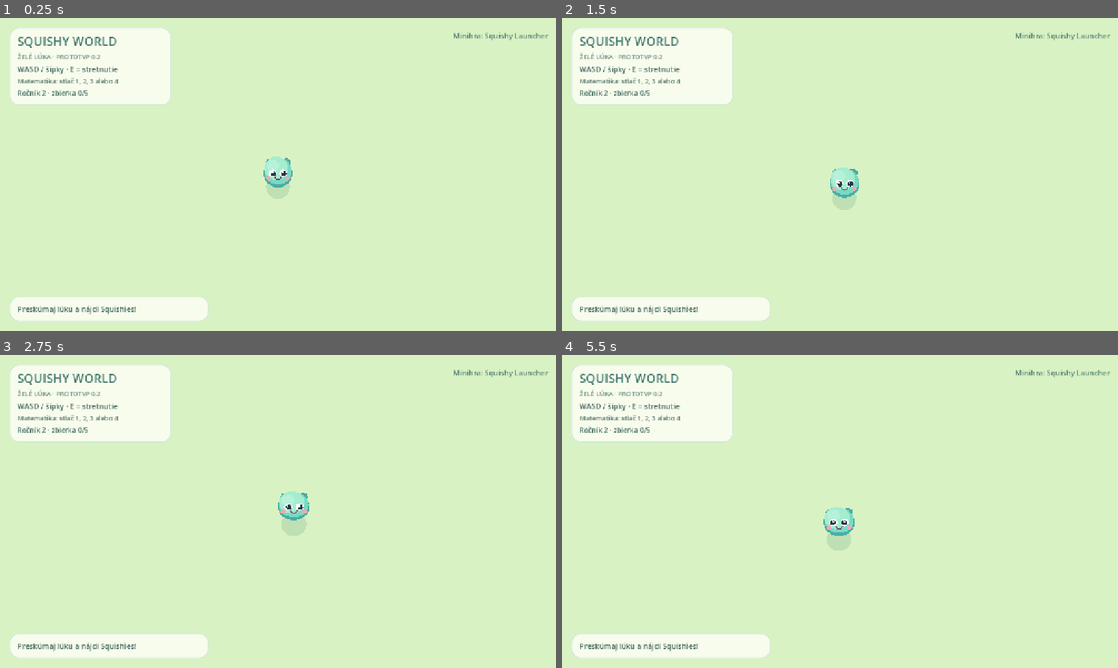
Above: before the commit, frames 1-4 (two rows, left to right).
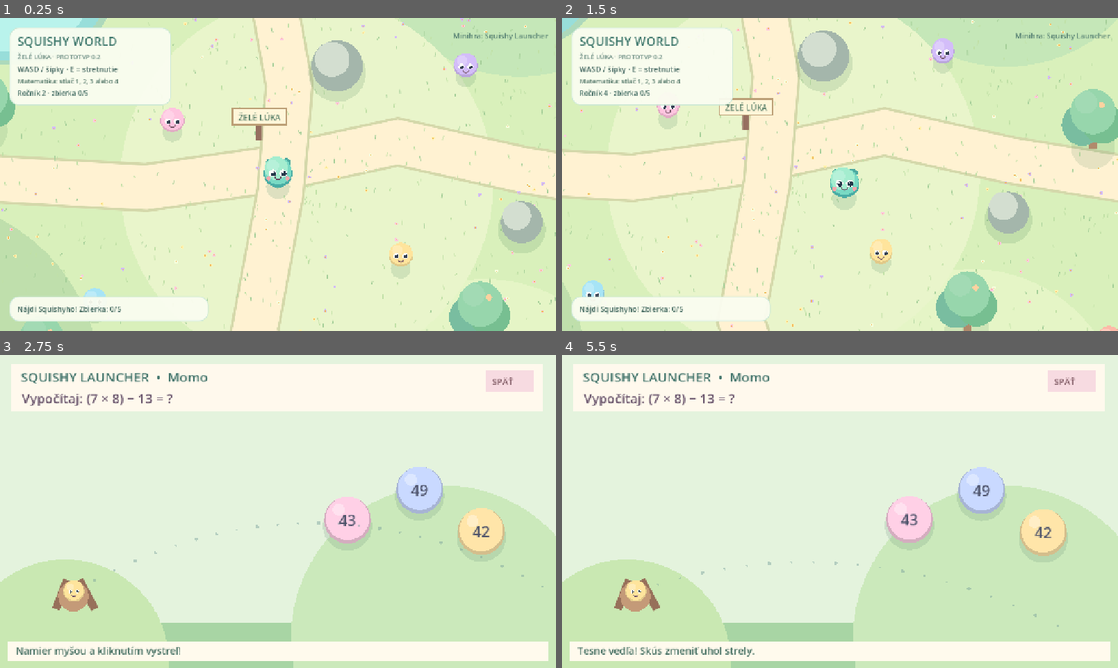
Above: after the commit, the same moments.

Repository: DiscoverVisually/squishy-world
Game: Godot game, scene res://scenes/main.tscn
Same seed, same stepped clock (60 frames per second), same inputs: the game is played once before the commit and once after it.
Inputs (mouse positions are in pixels of both pictures, inside the frame that each line leads up to):
- Up to frame 1 (0.25 s): no input
- Up to frame 2 (1.5 s): tap Enter at 0.5 s; move the mouse to (962, 158) at 0.52 s; hold D 0.53-1.28 s; tap 1 at 0.6 s; click (962, 158) at 0.67 s; tap 4 at 0.8, 1.35 s; move the mouse to (728, 190) at 1.27 s; hold S from 1.28 s (still down)
- Up to frame 3 (2.75 s): tap E at 1.55, 2.1 s; move the mouse to (333, 442) at 2.02 s; release S at 2.03 s; hold D from 2.03 s (still down); tap 1 at 2.3 s
- Up to frame 4 (5.5 s): move the mouse to (812, 574) at 2.77 s; release D at 2.78 s; hold W 2.78-3.53 s; tap 1 at 2.85, 4.55, 5.1 s; click (812, 574) at 2.92 s; tap 4 at 3.05, 3.6, 5.3 s; move the mouse to (1006, 558) at 3.52 s; hold A 3.53-5.03 s; tap E at 3.8, 4.35 s; move the mouse to (673, 464) at 4.27 s; move the mouse to (867, 511) at 5.02 s; hold S from 5.03 s (still down); click (867, 511) at 5.17 s

The runs differ from the first frame. In frame 1, 31% of the frame differs, in the area x 0-100%, y 0-100%; in frame 2, 29%; in frame 3, 69%; in frame 4, 69%.
Error before the commit: Parse Error: Static function "is_key_just_pressed()" not found in base "GDScriptNativeClass". (res://scripts/world.gd:49)

Commit message:
Fix input handling to use Godot key events

Diff:
--- a/scripts/world.gd
+++ b/scripts/world.gd
@@ -45,11 +45,6 @@
 func _process(delta: float) -> void:
     if arena.active:
         return
-    for grade_key in range(1, 5):
-        if Input.is_key_just_pressed(KEY_1 + grade_key - 1):
-            selected_grade = grade_key
-            hud.set_progress(selected_grade, caught_names.size())
-            _save_progress()
     status_clock -= delta
     if status_clock <= 0.0:
         status_clock = 0.12
@@ -62,12 +57,24 @@
                 nearest_distance = distance
     if nearby_squishy != null and is_instance_valid(nearby_squishy):
         hud.set_nearby("Stlač E pri %s a spusti výzvu!" % nearby_squishy.display_name)
-        if Input.is_key_just_pressed(KEY_E):
-            player.set_physics_process(false)
-            hud.visible = false
-            arena.start_encounter(nearby_squishy.display_name, nearby_squishy.body_color, selected_grade)
     else:
         hud.set_nearby("Nájdi Squishyho! Zbierka: %d/5" % caught_names.size())
+
+func _unhandled_input(event: InputEvent) -> void:
+    if arena.active or not (event is InputEventKey):
+        return
+    if not event.pressed or event.echo:
+        return
+    if event.keycode >= KEY_1 and event.keycode <= KEY_4:
+        selected_grade = int(event.keycode) - int(KEY_1) + 1
+        hud.set_progress(selected_grade, caught_names.size())
+        _save_progress()
+        get_viewport().set_input_as_handled()
+    elif event.keycode == KEY_E and nearby_squishy != null and is_instance_valid(nearby_squishy):
+        player.set_physics_process(false)
+        hud.visible = false
+        arena.start_encounter(nearby_squishy.display_name, nearby_squishy.body_color, selected_grade)
+        get_viewport().set_input_as_handled()
 
 func _on_squishy_captured(squishy_name: String) -> void:
     if not caught_names.has(squishy_name):
